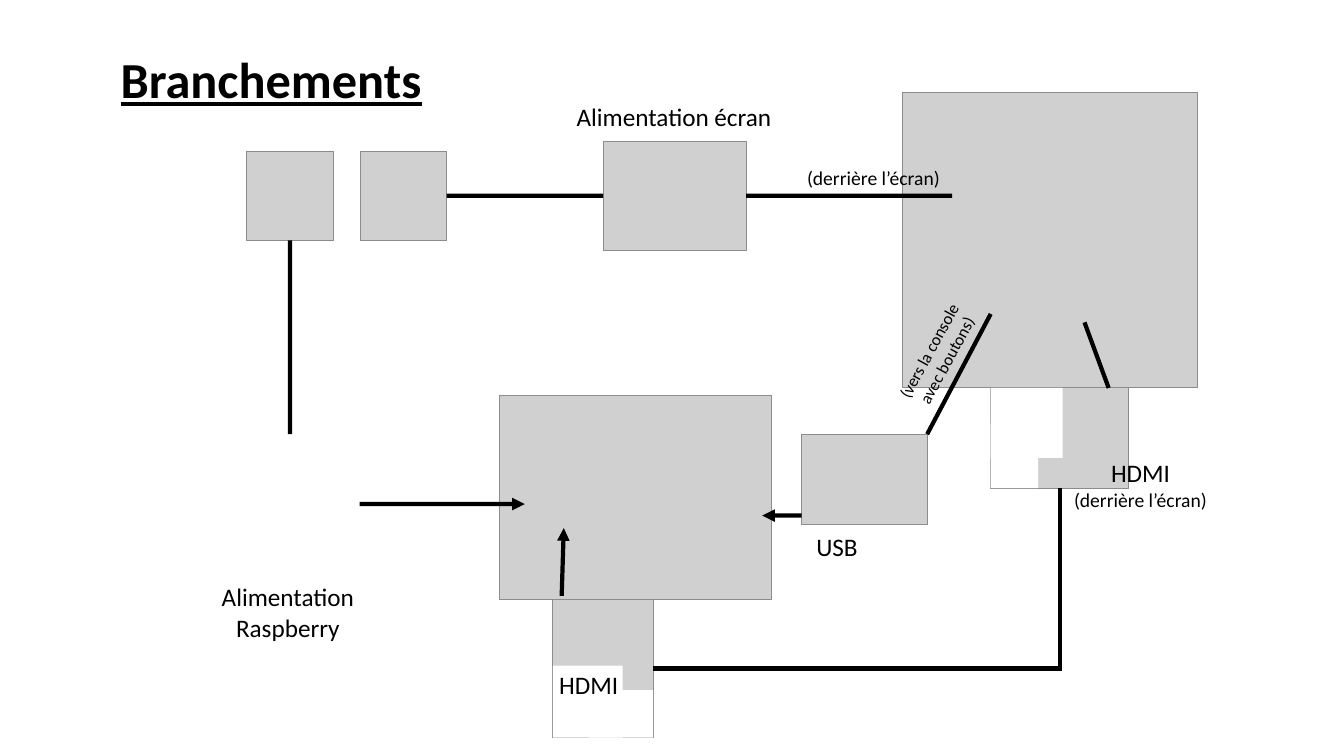
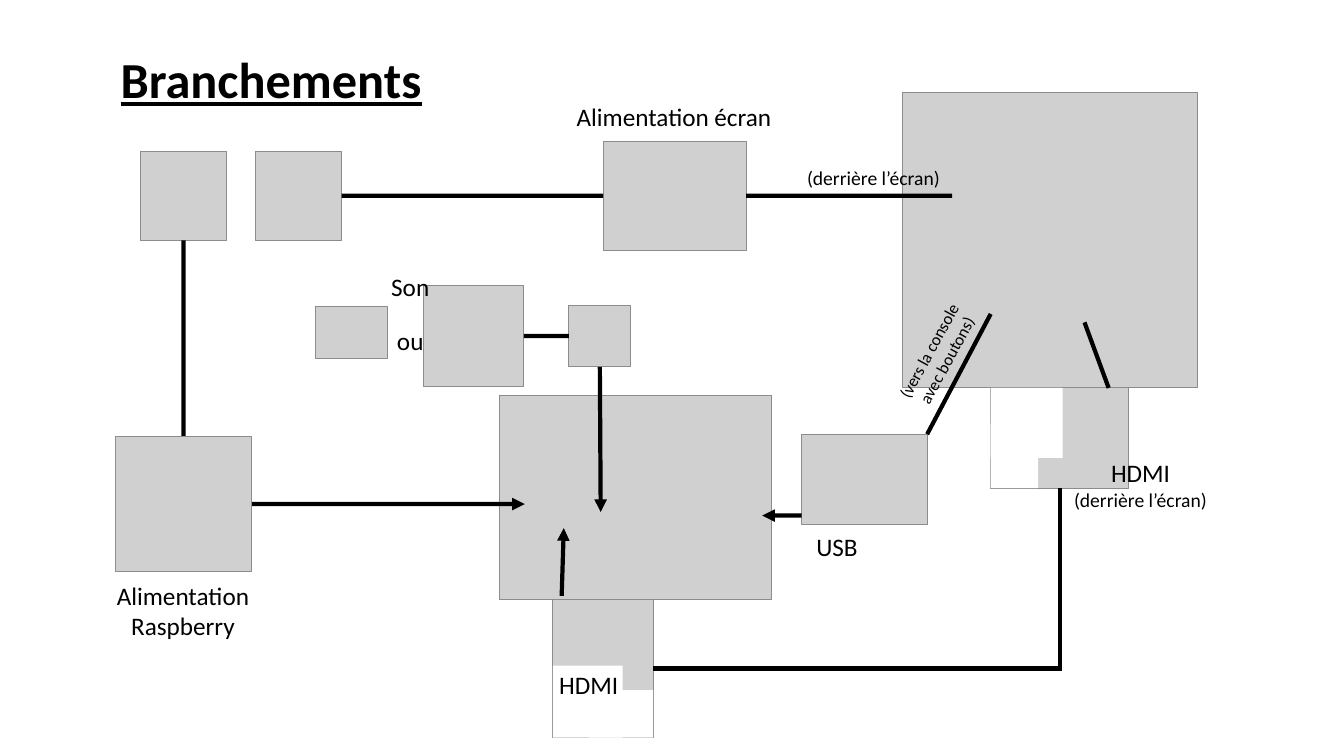
Before and after one commit to j-fremont/arcade, a slide deck: slide 1 of pictures/notice.ppt. Drawn at 1344x756 pixels with LibreOffice and Linux fonts; fonts in the diff are those of the drawing; grey boxes stand for pictures. Boxes give left, top, right and bottom in pixels: in the first picture for what was removed or moved away, otherwise in the second. Text is boxed around its words. In the diff, an @@ line names an element or a change of style, - is before the commit and + after.

```diff
--- a/pictures/notice.ppt
+++ b/pictures/notice.ppt
@@ picture: place and size @@
-picture at <box>360,151,446,241</box>
+picture at <box>140,151,227,241</box>
@@ picture: place and size @@
-picture at <box>247,151,333,241</box>
+picture at <box>255,151,342,241</box>
@@ line moved from (446, 195) - (602, 195) to (342, 195) - (602, 195) @@
@@ line moved from (290, 434) - (290, 241) to (183, 436) - (183, 241) @@
@@ text added at <box>391,279,429,302</box>, 18 pt, text #000000 @@
+Son
@@ picture added at <box>423,286,523,386</box> @@
@@ picture added at <box>315,306,388,359</box> @@
@@ picture added at <box>568,305,630,367</box> @@
@@ text added at <box>397,337,423,350</box>, 18 pt, text #000000 @@
+ou
@@ line added from (524, 335) to (568, 335), #000000 3 pt @@
@@ arrow added from (599, 367) to (600, 512), #000000 3 pt @@
@@ picture added at <box>116,436,252,572</box> @@
@@ arrow moved from (360, 504) - (525, 504) to (251, 504) - (525, 504) @@
@@ text "Alimentation Raspberry": place and size @@
-text "Alimentation Raspberry" at <box>222,588,354,641</box>
+text "Alimentation Raspberry" at <box>117,587,249,639</box>
```
Also in this commit, not shown: 1 other slide changed, 2 other files.
